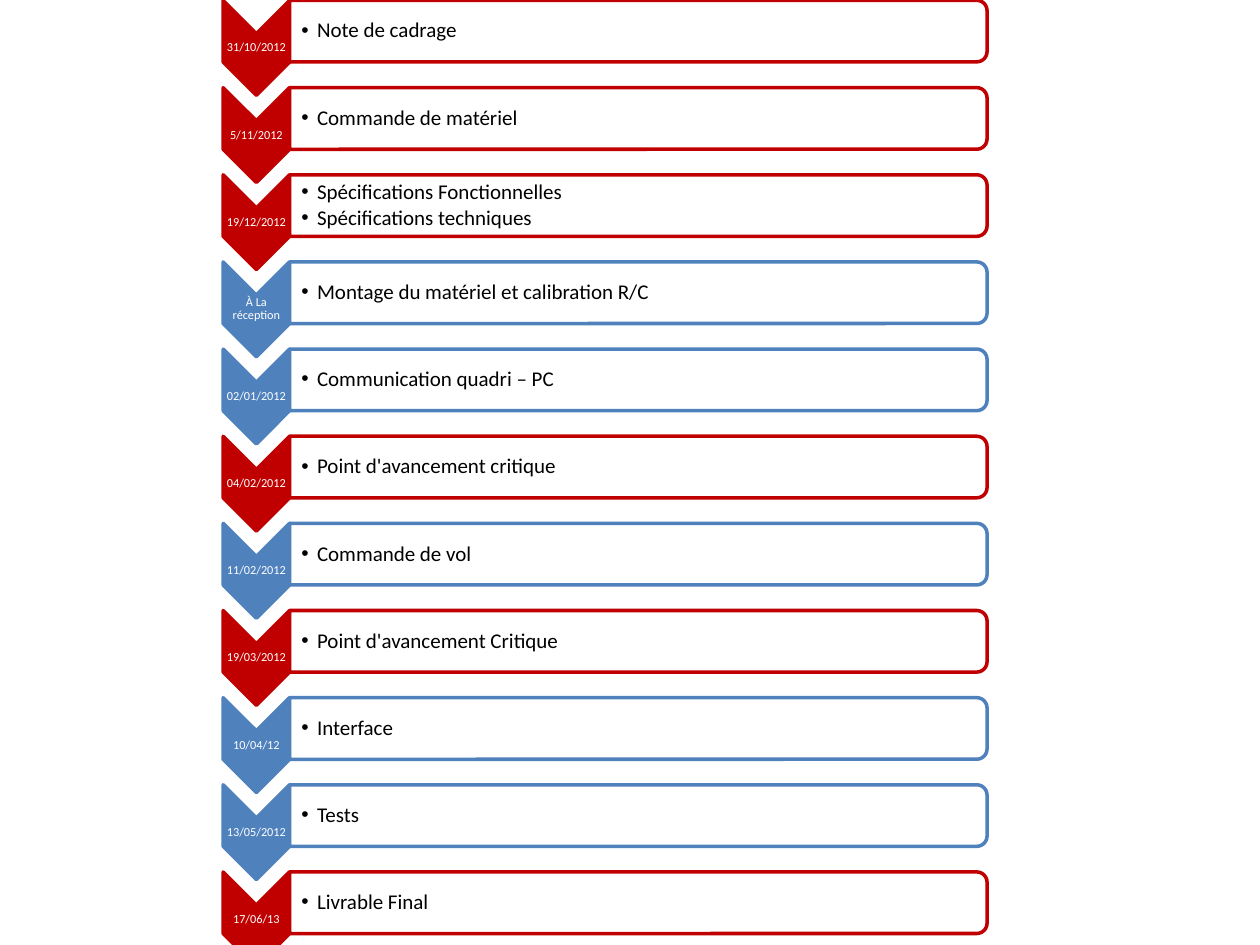
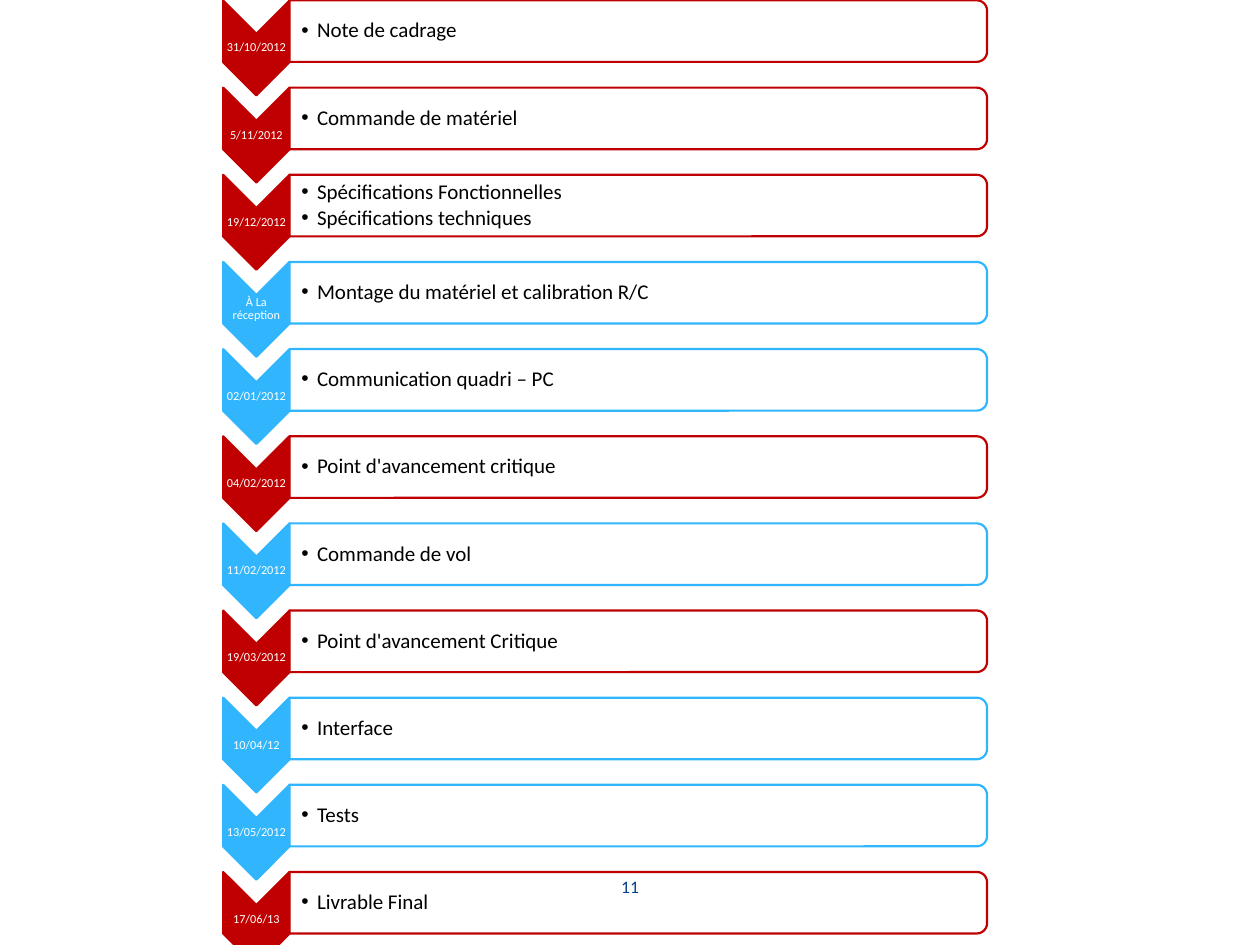
Before and after one commit to xzar/megauav2013, a slide deck: slide 11 of docs/Soutenance/PréSoutenance 0511.pptx (slide 10 before the commit). Drawn at 1260x945 pixels with LibreOffice and Linux fonts; fonts in the diff are those of the drawing. Boxes give left, top, right and bottom in pixels: in the first picture for what was removed or moved away, otherwise in the second. Text is boxed around its words. In the diff, an @@ line names an element or a change of style, - is before the commit and + after.

```diff
--- a/docs/Soutenance/PréSoutenance 0511.pptx
+++ b/docs/Soutenance/PréSoutenance 0511.pptx
@@ fill #4F81BD to #31B6FD; outline #4F81BD 2 pt to #31B6FD 1.25 pt in 5 elements at [223, 262, 290, 357], [223, 349, 290, 444], [223, 524, 290, 619], [223, 698, 290, 793], [223, 785, 290, 879] @@
@@ outline #4F81BD 2 pt to #31B6FD 1.25 pt in 5 elements at [289, 263, 987, 324], [289, 350, 987, 411], [289, 524, 987, 585], [289, 697, 987, 759], [289, 786, 987, 847] @@
@@ outline #C00000 2 pt to #C00000 1.25 pt in 5 elements at [223, 175, 290, 270], [223, 437, 290, 532], [223, 611, 290, 706], [223, 872, 290, 945], [289, 873, 987, 934] @@
@@ page number added at [621, 881, 639, 893], 10 pt, text #073E87 @@
+11
```
Also in this commit, not shown: 8 other slides changed, 6 slides added, 3 slides removed.
